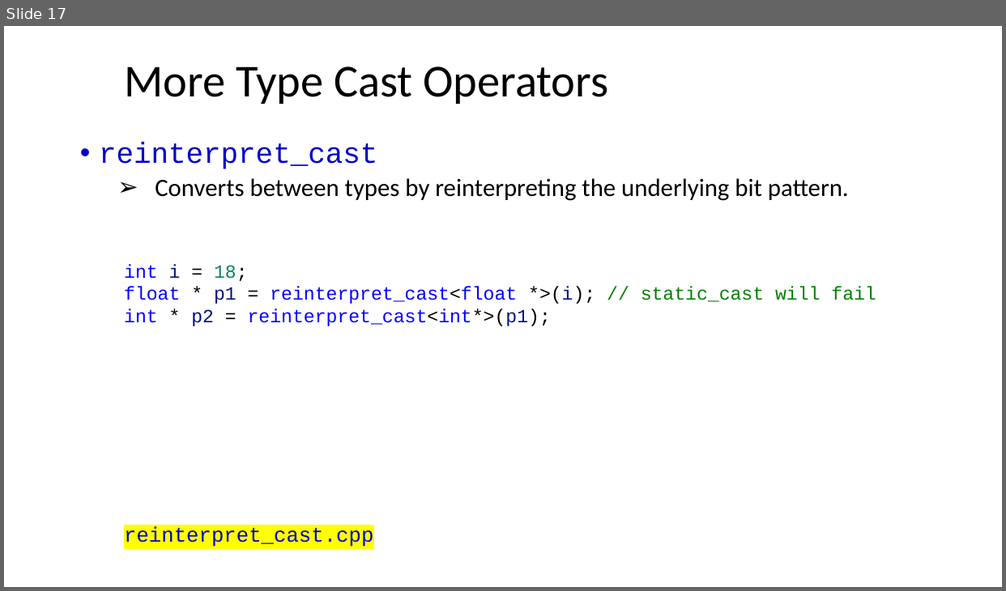
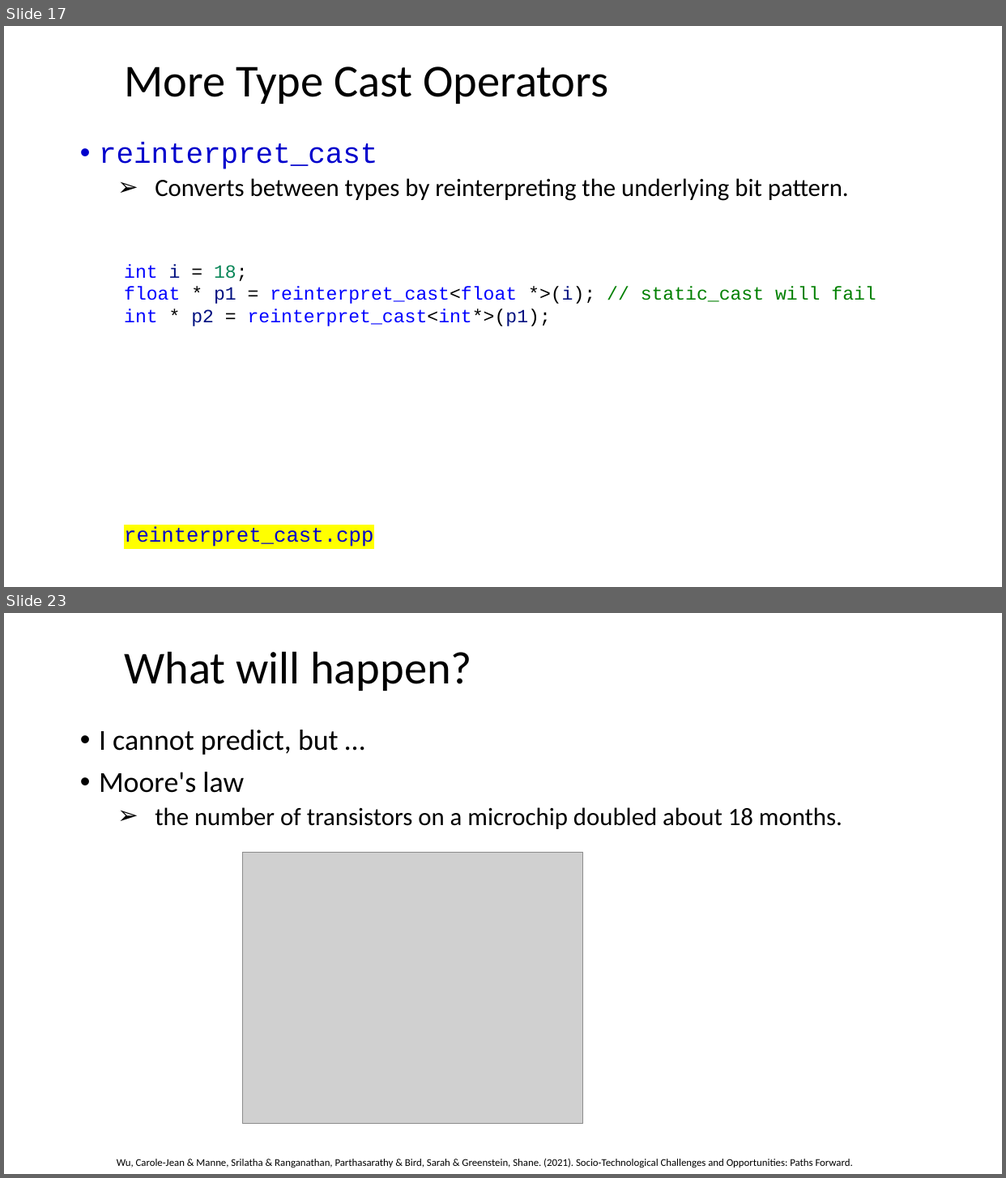
Before and after one commit to ShiqiYu/CPP, a slide deck: week15/Lecture15.pptx. Shown one above the other, each under a label of ours: slide 17 before the commit, slides 17 and 23 after it; the slides between them are not shown. The pictures are 1006x591 and 1006x1178 pixels, drawn with LibreOffice and Linux fonts; fonts in the diff are those of the drawing; grey boxes stand for pictures; background and template pictures are left out. Boxes give left, top, right and bottom in pixels: in the first picture for what was removed or moved away, otherwise in the second. Text is boxed around its words. In the diff, an @@ line names an element or a change of style, - is before the commit and + after.

```diff
--- a/week15/Lecture15.pptx
+++ b/week15/Lecture15.pptx
@@ slide 23 added at (x1=4, y1=613, x2=1002, y2=1174), background #FFFFFF @@
@@ title added at (x1=124, y1=651, x2=472, y2=691), 44 pt, text #000000 @@
+What will happen?
@@ text added at (x1=99, y1=730, x2=842, y2=829), 24 pt, text #000000 @@
+• I cannot predict, but …
+• Moore's law
+  ➢ the number of transistors on a microchip doubled about 18 months.
@@ picture added at (x1=243, y1=853, x2=582, y2=1123) @@
@@ text added at (x1=117, y1=1159, x2=853, y2=1168), 10 pt, text #000000 @@
+Wu, Carole-Jean & Manne, Srilatha & Ranganathan, Parthasarathy & Bird, Sarah & Greenstein, Shane. (2021). Socio-Technological Challenges and Opportunities: Paths Forward.
```
Also in this commit, not shown: 3 slides changed, 7 other slides added, 1 other file.
